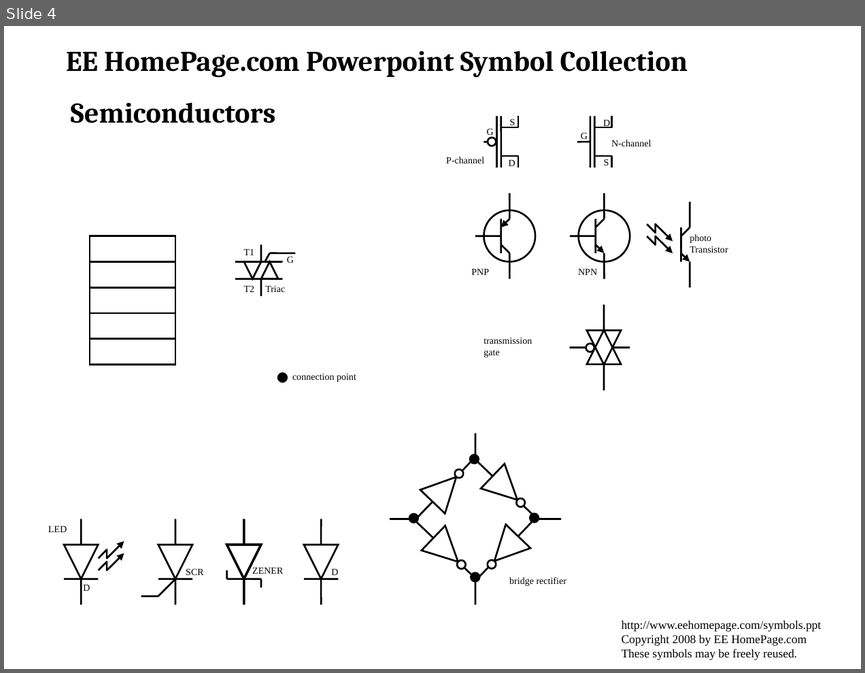
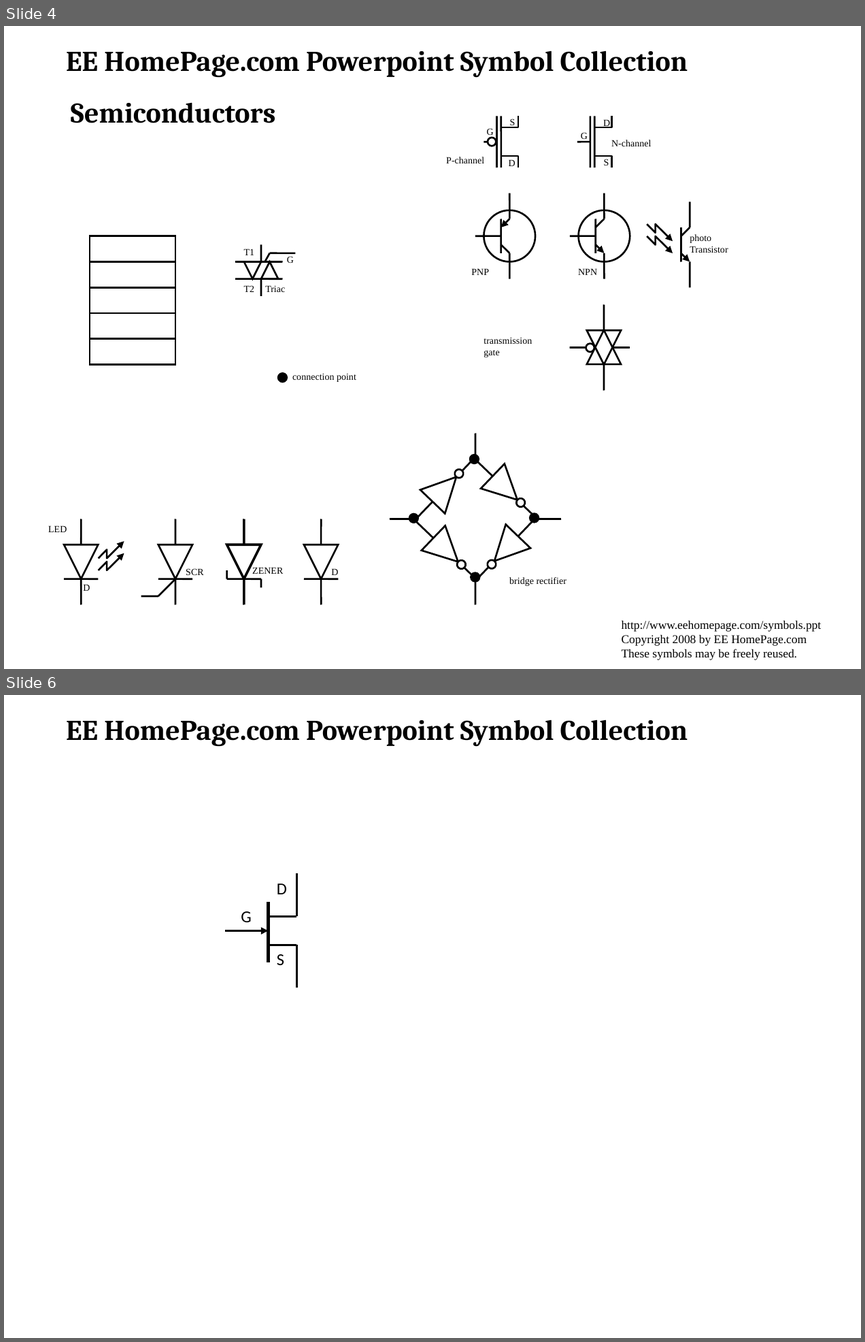
Before and after one commit to jlmucb/class_notes, a slide deck: science/symbollibraryforppt.pptx. Shown one above the other, each under a label of ours: slide 4 before the commit, slides 4 and 6 after it; the slides between them are not shown. The pictures are 865x673 and 865x1342 pixels, drawn with LibreOffice and Linux fonts; fonts in the diff are those of the drawing. Boxes give left, top, right and bottom in pixels: in the first picture for what was removed or moved away, otherwise in the second. Text is boxed around its words. In the diff, an @@ line names an element or a change of style, - is before the commit and + after.

```diff
--- a/science/symbollibraryforppt.pptx
+++ b/science/symbollibraryforppt.pptx
@@ slide 6 added at [4,695,861,1338], background #FFFFFF @@
@@ text added at [66,719,688,747], 24 pt, text #000000, bold @@
+EE HomePage.com Powerpoint Symbol Collection
@@ group added at [225,873,297,988]: 5 lines, 3 texts, 1 arrow @@
+D
+S
+G
```
Also in this commit, not shown: 3 other files.
